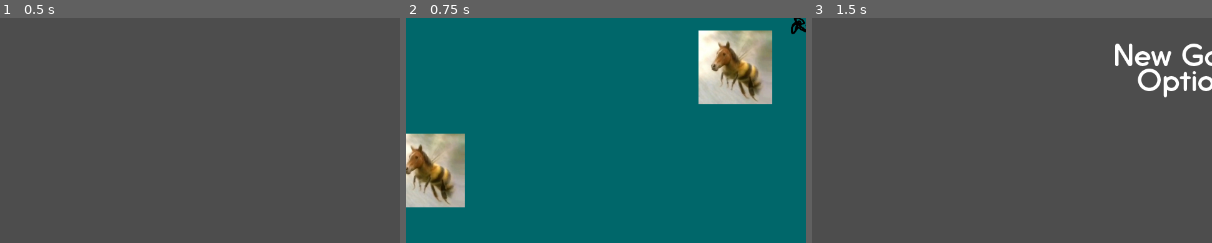
Above: before the commit, frames 1-3 (left to right).
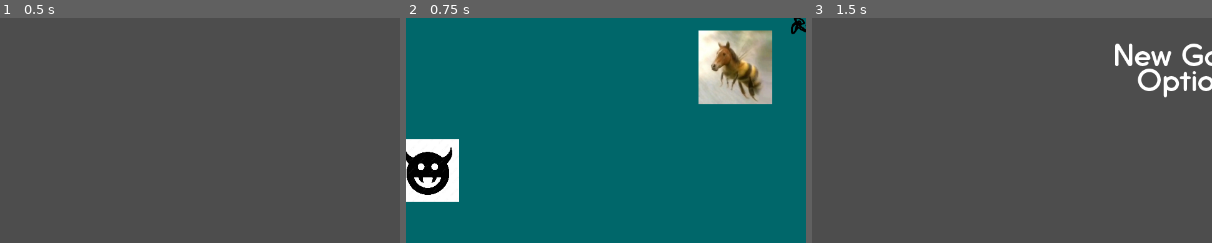
Above: after the commit, the same moments.

Repository: brianli378/ecs179-final-project
Game: Godot game, scene res://scenes/world.tscn
The game is run twice, just before and just after one commit, with the same random seed, the same clock (stepped at 60 frames per second) and the same inputs.
Inputs (mouse positions are % of the whole screen's width and height, from its top left):
- Up to frame 1 (0.5 s): no input
- Up to frame 2 (0.75 s): click (21, 25) at 0.52 s
- Up to frame 3 (1.5 s): tap Enter (ui_accept) at 1.25 s; move the mouse to (72, 45) at 1.27 s; hold D (move_right) from 1.28 s (still down); click (72, 45) at 1.35 s
The pictures show only the part of the screen within x 0-50%, y 50-100%; the shares and areas given below are measured in that part.

Frame 1 is identical in both runs. In frame 2, 4.9% of the frame differs, in the area x 0-15%, y 51-85%; in frame 3, nothing differs.

Commit message:
small changes

Diff:
--- /dev/null
+++ b/2d-roguelike/scenes/enemies/strong_enemy.tscn
@@ -0,0 +1,16 @@
+[gd_scene load_steps=4 format=3 uid="uid://dfkqaieh8gejf"]
+
+[ext_resource type="Script" uid="uid://birgv6eudsgmc" path="res://scripts/enemies/basic_enemy.gd" id="1_wler7"]
+[ext_resource type="Texture2D" uid="uid://bmu7bt7icfueh" path="res://assets/placeholder2_enemy.jpg" id="2_wler7"]
+
+[sub_resource type="CapsuleShape2D" id="CapsuleShape2D_tgb66"]
+
+[node name="BasicEnemy" type="CharacterBody2D"]
+script = ExtResource("1_wler7")
+
+[node name="Sprite2D" type="Sprite2D" parent="."]
+scale = Vector2(0.1, 0.1)
+texture = ExtResource("2_wler7")
+
+[node name="CollisionShape2D" type="CollisionShape2D" parent="."]
+shape = SubResource("CapsuleShape2D_tgb66")
--- /dev/null
+++ b/2d-roguelike/scenes/enemies/stronger_enemy_tscn.tscn
@@ -0,0 +1,3 @@
+[gd_scene format=3 uid="uid://dgu3ugs4rqh6r"]
+
+[node name="StrongerEnemyTscn" type="Node2D"]
--- a/2d-roguelike/scripts/game.gd
+++ b/2d-roguelike/scripts/game.gd
@@ -3,6 +3,7 @@
 
 # loading basic player spec:
 var basic_enemy_spec = load("res://specs/basic_enemy_spec.tres")
+var strong_enemy_spec = load("res://specs/strong_enemy_spec.tres")
 
 @onready var spawn_point_1 = $StaticBody2D
 @onready var spawn_point_2 = $StaticBody2D2
@@ -26,6 +27,10 @@
 	spawn_point_5.queue_free()
 	spawn_point_6.queue_free()
 
+	var enemy1 = enemy_factory.build(basic_enemy_spec)
+	var enemy2 = enemy_factory.build(basic_enemy_spec)
+	var enemy3 = enemy_factory.build(basic_enemy_spec)
+
 	"""
 		# this is if we don't want to modify the basic specs
 		var spec_scaled = basic_enemy_spec.duplicate()
@@ -33,14 +38,15 @@
 		then pass spec_scaled instead of basic_enemy_spec
 	"""
 
-	var enemy1 = enemy_factory.build(basic_enemy_spec)
-	var enemy2 = enemy_factory.build(basic_enemy_spec)
-	var enemy3 = enemy_factory.build(basic_enemy_spec)
-	var enemy4 = enemy_factory.build(basic_enemy_spec)
-	var enemy5 = enemy_factory.build(basic_enemy_spec)
-	var enemy6 = enemy_factory.build(basic_enemy_spec)
+	# these 2 will have scaled damage for basic
+	var spec_scaled = basic_enemy_spec.duplicate()
+	spec_scaled.damage *= 1.3
 
-	print("HERE")
+	var enemy4 = enemy_factory.build(spec_scaled)
+	var enemy5 = enemy_factory.build(spec_scaled)
+
+	# this will be new enemy
+	var enemy6 = enemy_factory.build(strong_enemy_spec)
 
 	add_child(enemy1)
 	enemy1.position = spawn_position1
@@ -59,3 +65,7 @@
 
 	add_child(enemy6)
 	enemy6.position = spawn_position6
+
+	print("Enemy1 damage: ", enemy1.damage)
+	print("Enemy5 damage scaled: ", enemy5.damage)
+	print("New enemy type damage: ", enemy6.damage)
--- /dev/null
+++ b/2d-roguelike/specs/strong_enemy_spec.tres
@@ -0,0 +1,11 @@
+[gd_resource type="Resource" script_class="EnemySpec" load_steps=2 format=3 uid="uid://ck28ibunu0ygr"]
+
+[ext_resource type="Script" uid="uid://cphj1fdaujj61" path="res://scripts/enemy_spec.gd" id="1_cgk24"]
+
+[resource]
+script = ExtResource("1_cgk24")
+enemy_scene_path = "res://scenes/enemies/strong_enemy.tscn"
+health = 100
+damage = 25.0
+speed = 5.0
+metadata/_custom_type_script = "uid://cphj1fdaujj61"
Binary file added: 2d-roguelike/assets/placeholder2_enemy.jpg
Not shown, added: 2d-roguelike/assets/placeholder2_enemy.jpg.import
